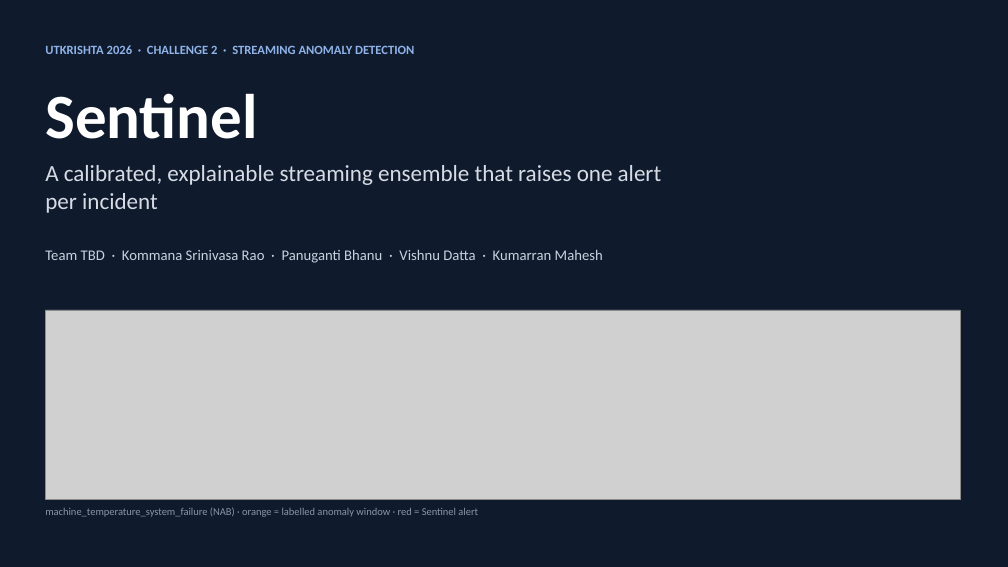
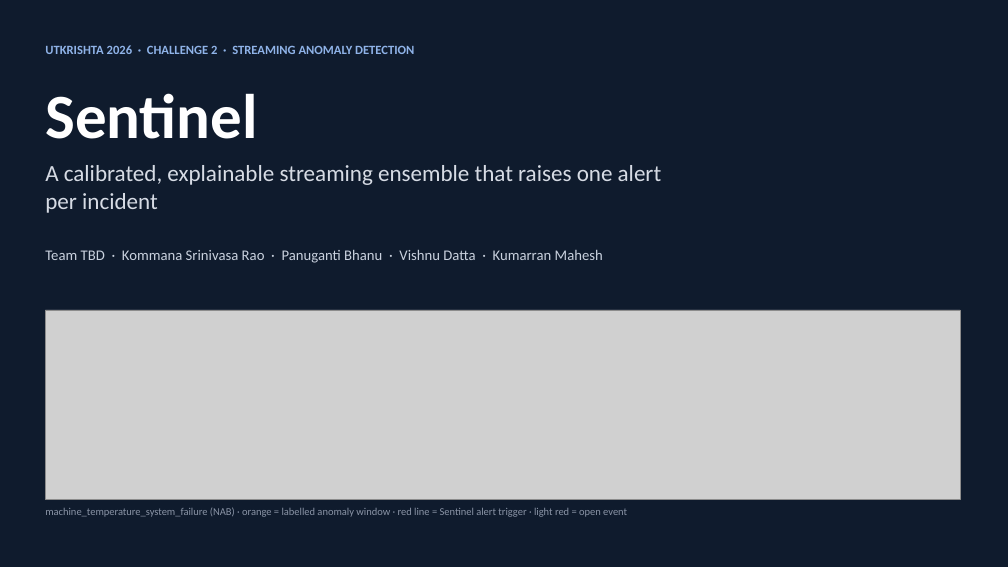
Before and after one commit to KumarranMahesh/sentinel, a slide deck: slide 1 of slides/Sentinel_Challenge2.pptx. Drawn at 1008x567 pixels with LibreOffice and Linux fonts; fonts in the diff are those of the drawing; grey boxes stand for pictures. Boxes give left, top, right and bottom in pixels: in the first picture for what was removed or moved away, otherwise in the second. Text is boxed around its words. In the diff, an @@ line names an element or a change of style, - is before the commit and + after.

```diff
--- a/slides/Sentinel_Challenge2.pptx
+++ b/slides/Sentinel_Challenge2.pptx
@@ text at [45,507,627,517]: text changed @@
-machine_temperature_system_failure (NAB) · orange = labelled anomaly window · red = Sentinel alert
+machine_temperature_system_failure (NAB) · orange = labelled anomaly window · red line = Sentinel alert trigger · light red = open event
```
Also in this commit, not shown: 9 other slides changed, 14 other files.
